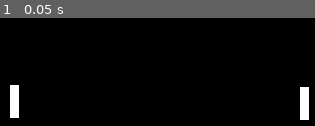
Above: before the commit, frame 1.
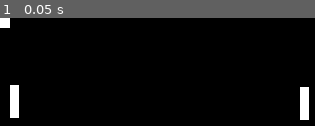
Above: after the commit, the same moment.

Repository: sins621/mini_games
Game: Godot game, scene res://main.tscn
Same seed, same stepped clock (60 frames per second), same inputs: the game is played once before the commit and once after it.
Inputs:
- Up to frame 1 (0.05 s): no input

The runs differ from the first frame. In frame 1, 0.3% of the frame differs, in the area x 0-4%, y 0-10%.

Commit message:
feat: movement working

Diff:
--- a/multiplayer_test/main.gd
+++ b/multiplayer_test/main.gd
@@ -3,8 +3,11 @@
 const WEBSOCKET_URL = "ws://localhost:5004"
 
 var socket = WebSocketPeer.new()
+var p1_pos = null
+var p2_pos = null
 @onready var player1: CharacterBody2D = $Player1
 @onready var player2: CharacterBody2D = $Player2
+@onready var ball: Area2D = $Ball
 
 func _ready() -> void:
 	Engine.max_fps = 60
@@ -23,16 +26,20 @@
 		WebSocketPeer.STATE_OPEN:
 			while socket.get_available_packet_count():
 				var raw = socket.get_packet().get_string_from_utf8()
-				var data = JSON.parse_string(raw)
-				player1.position.y += data["p1_y"] * 100 * delta
-				player2.position.y += data["p2_y"] * 100 * delta
-
+				var data: Dictionary = JSON.parse_string(raw)
+				if typeof(data) == TYPE_DICTIONARY && data.has("server"):
+					player1.position.y = data["server"]["p1_pos"]
+					player2.position.y = data["server"]["p2_pos"]
+					ball.position = Vector2(data["server"]["ball_x"], data["server"]["ball_y"])
 			var p1_dir = Input.get_action_strength("p1_down") - Input.get_action_strength("p1_up")
 			var p2_dir = Input.get_action_strength("ui_down") - Input.get_action_strength("ui_up")
 
 			var update = {
-				"p1_y": p1_dir,
-				"p2_y": p2_dir
+				"client": {
+					"p1_y": p1_dir,
+					"p2_y": p2_dir,
+					"delta": delta
+				}
 			}
 			socket.send_text(JSON.stringify(update))
 		WebSocketPeer.STATE_CLOSING:
--- a/multiplayer_test/main.tscn
+++ b/multiplayer_test/main.tscn
@@ -29,3 +29,9 @@
 offset_top = 69.0
 offset_right = 309.0
 offset_bottom = 102.0
+
+[node name="Ball" type="Area2D" parent="."]
+
+[node name="ColorRect" type="ColorRect" parent="Ball"]
+offset_right = 10.0
+offset_bottom = 10.0
Not shown, changed: hosting/index.js
